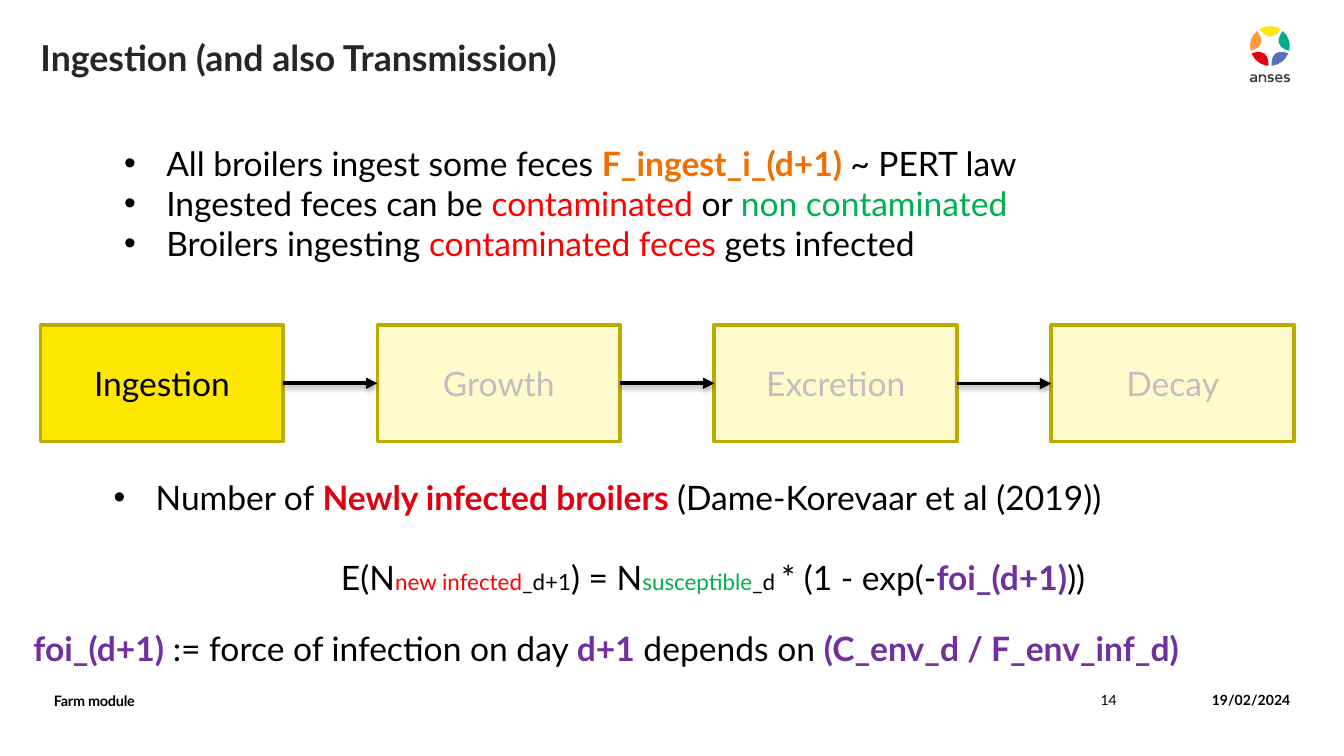
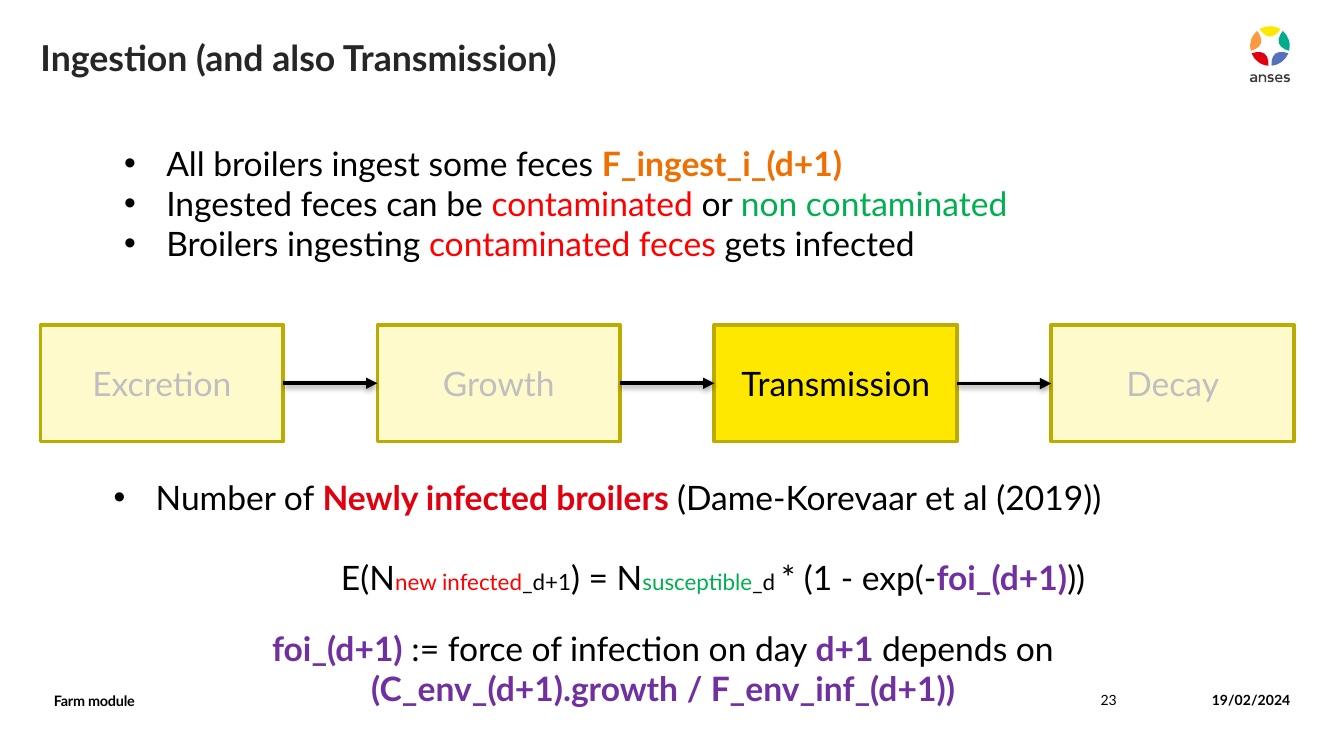
Before and after one commit to ENVIRE-JPIAMR/farm-module, a slide deck: slide 23 of docs/farm_module.pptx (slide 14 before the commit). Drawn at 1344x756 pixels with LibreOffice and Linux fonts; fonts in the diff are those of the drawing. Boxes give left, top, right and bottom in pixels: in the first picture for what was removed or moved away, otherwise in the second. Text is boxed around its words. In the diff, an @@ line names an element or a change of style, - is before the commit and + after.

```diff
--- a/docs/farm_module.pptx
+++ b/docs/farm_module.pptx
@@ text at [166,150,842,182]: text changed @@
-• All broilers ingest some feces F_ingest_i_(d+1) ~ PERT law
+• All broilers ingest some feces F_ingest_i_(d+1)
@@ rectangle "Excretion" at [40,325,284,442]: fill #FFE800 to #FFFACC @@
@@ rectangle "Transmission" at [714,325,957,442]: fill #FFFACC to #FFE800 @@
@@ text in rectangle at [92,372,231,396]: text changed; text colour #000000 to #BFBFBF @@
-Ingestion
+Excretion
@@ text in rectangle at [741,371,930,397]: text changed; text colour #BFBFBF to #000000 @@
-Excretion
+Transmission
@@ text at [272,635,1054,707]: text changed @@
-foi_(d+1) := force of infection on day d+1 depends on (C_env_d / F_env_inf_d)
+foi_(d+1) := force of infection on day d+1 depends on
+(C_env_(d+1).growth / F_env_inf_(d+1))
@@ page number at [1101,695,1117,705]: text changed @@
-14
+23
```
Also in this commit, not shown: 17 other slides changed, 2 slides added, 1 slide removed.
